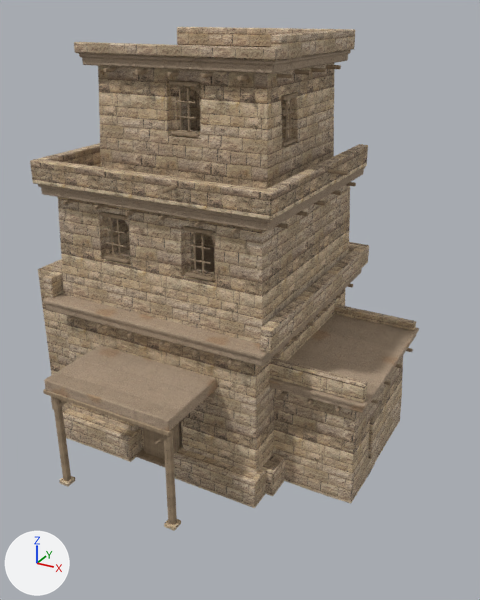
Renders of the glTF model assets/models/bh25.glb from each side of a commit.
Both versions are drawn from a camera (50 mm lens) standing at (10.02, -16.51, 12.51) and looking at (1.71, -1.41, 4.96). Arrows for +X, +Y and +Z are at lower left; the lights stay in place. The older version comes first. Vertices at exactly the same position are counted once.

The first picture shows 'house'.
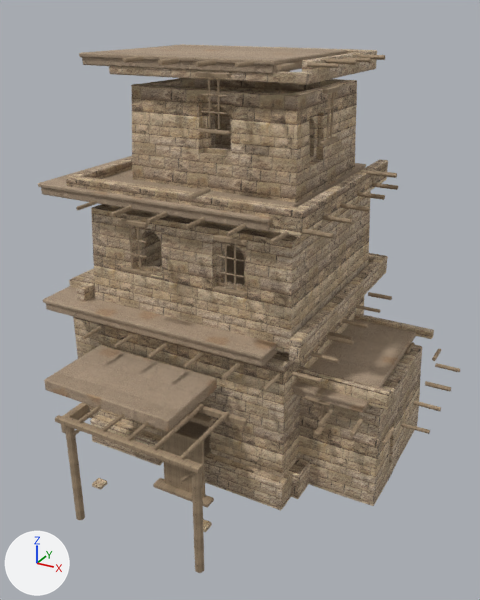
The change in detail:
me_cube is used by ob_house; location (0.0, 0.0, 0.0).
me_cube had 9221 vertices, 17684 faces and spanned x -4.84..5.98, y -5.59..4.33, z -0.03..11.95.
me_cube now has 9221 vertices, 17684 faces and spans x 0.0..31979.0, y -29345.0..0.0, z 0.0..32767.0.
me_cube part 1: 9221 of 9221 vertices moved; they spanned x -4.84..5.98, y -5.59..4.33, z -0.03..11.95 and now span x 0.0..31979.0, y -29345.0..0.0, z 0.0..32767.0; mean shift (14935.94, -12639.18, 16607.13).
Object 'house' (ob_house) moves from (0.0, 0.0, 0.0) to (-3.62, 3.7, 0.0).
Object 'house' (ob_house) is rescaled from (1.0, 1.0, 1.0) to (0.000349, 0.000349, 0.000349).

Where the change shows, as pixel boxes (x1, y1, x2, y2) in the pictures (480 x 600 px):
'house', reshaped, moved, rescaled (8% wider): before (30, 27, 419, 531); after (38, 44, 460, 573)
